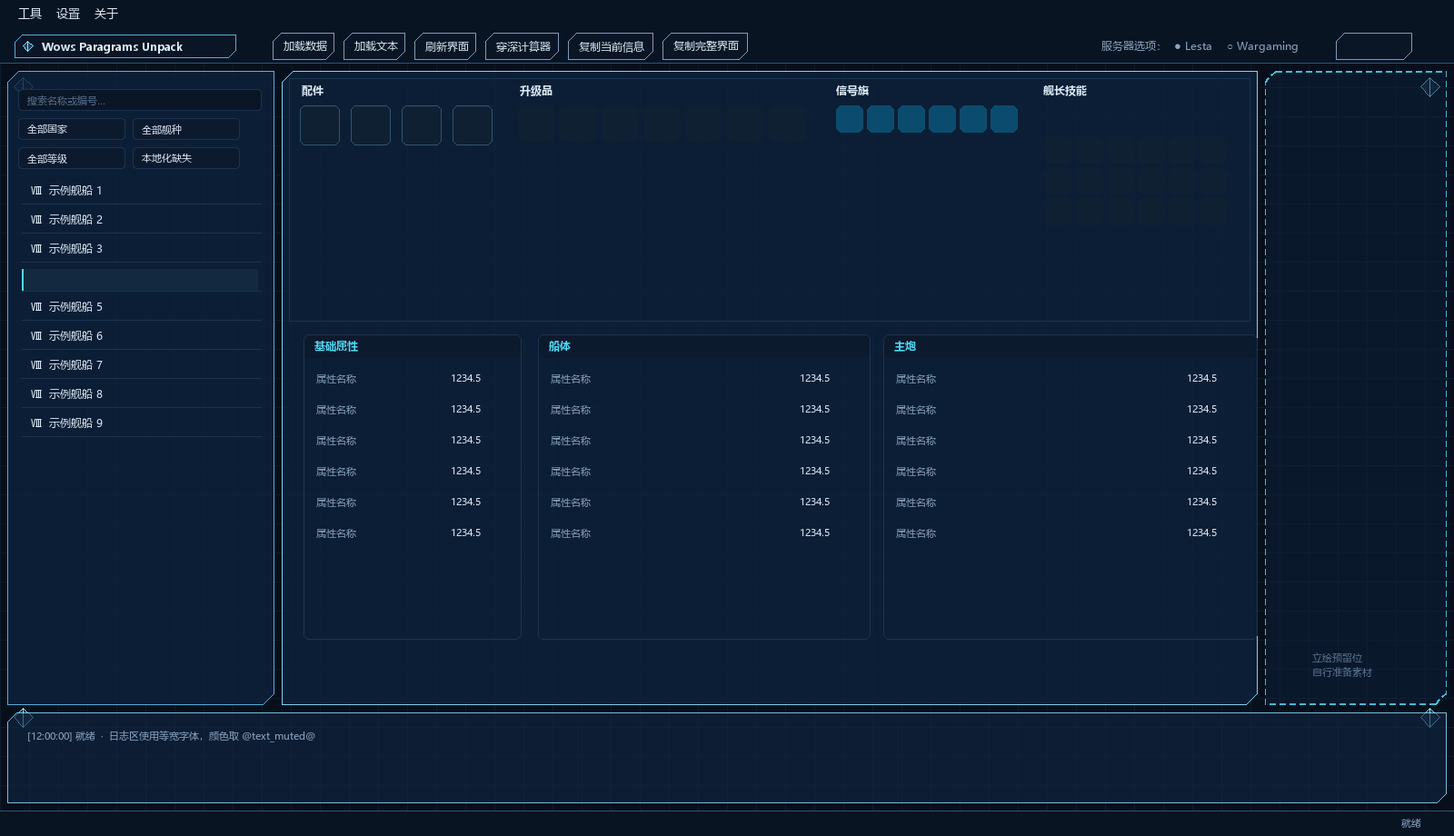
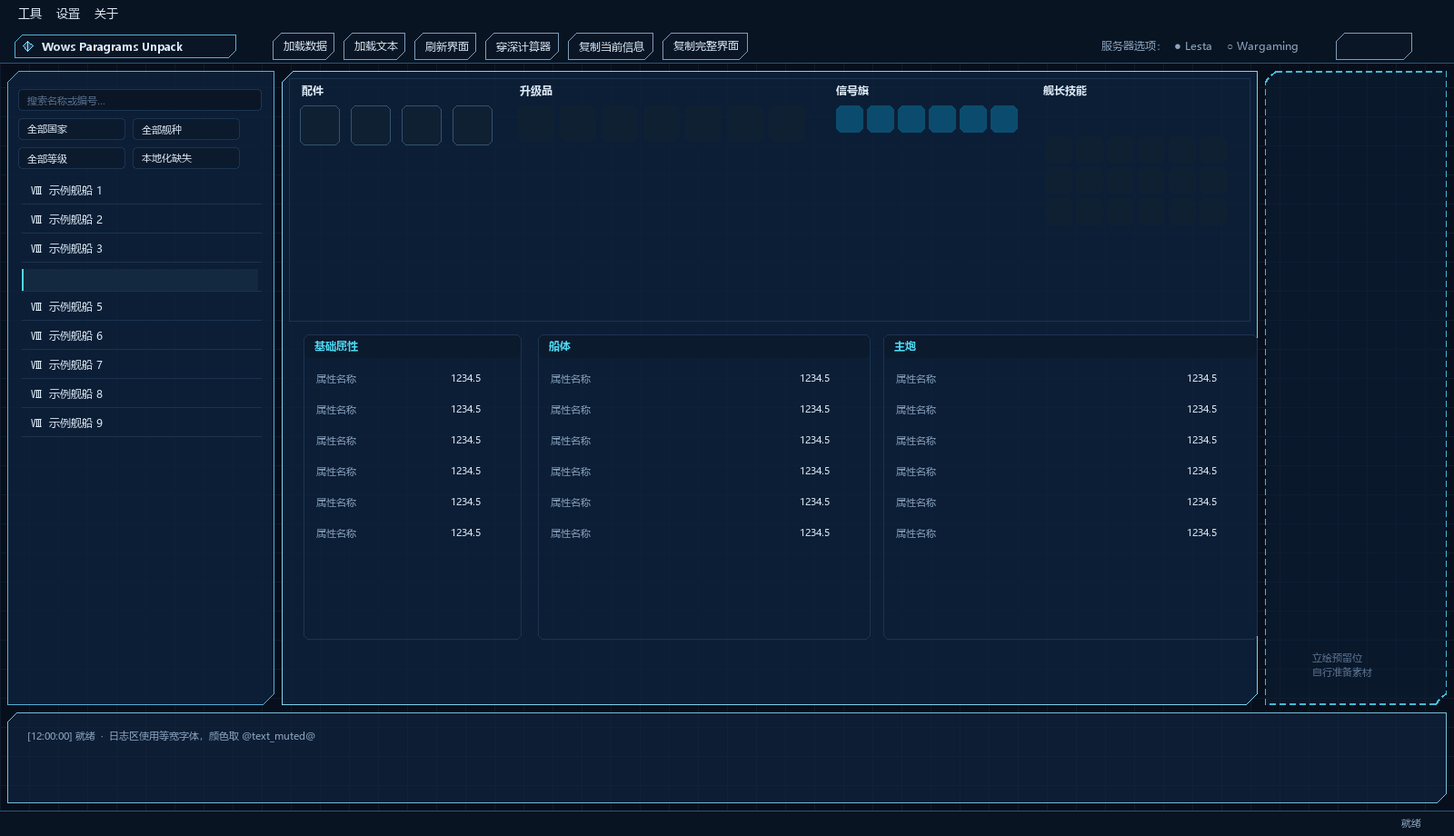
Before/after of a 1454×836 layered artwork. What changed in the layer stack:
removed layer "bg / corner-crystal 4 @crystal@" from group "01 background" over [1420, 707, 1441, 728]
removed layer "bg / corner-crystal 3 @crystal@" from group "01 background" over [13, 707, 34, 728]
removed layer "bg / corner-crystal 2 @crystal@" from group "01 background" over [1420, 77, 1441, 98]
removed layer "bg / corner-crystal 1 @crystal@" from group "01 background" over [13, 77, 34, 92]
